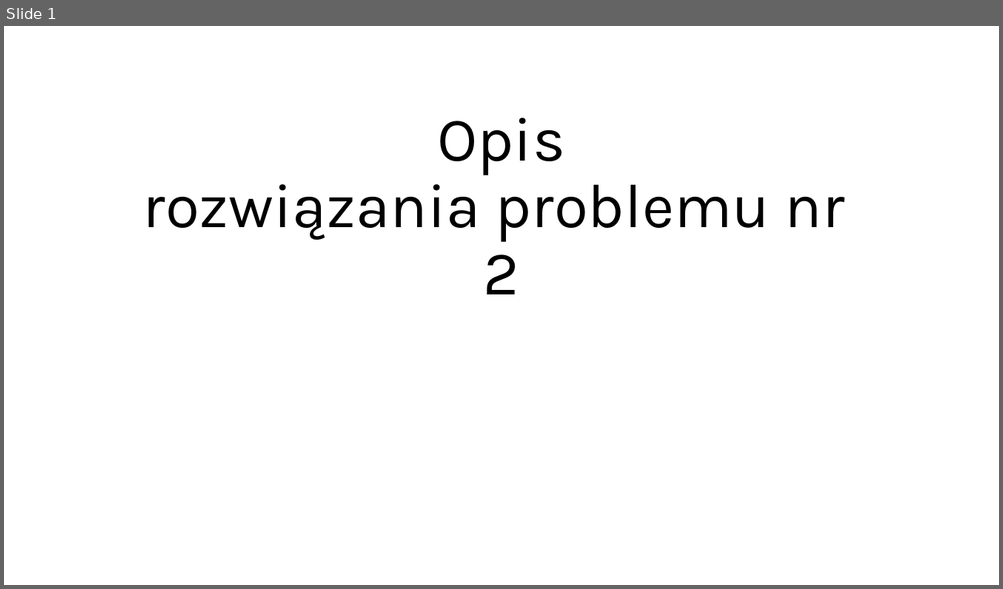
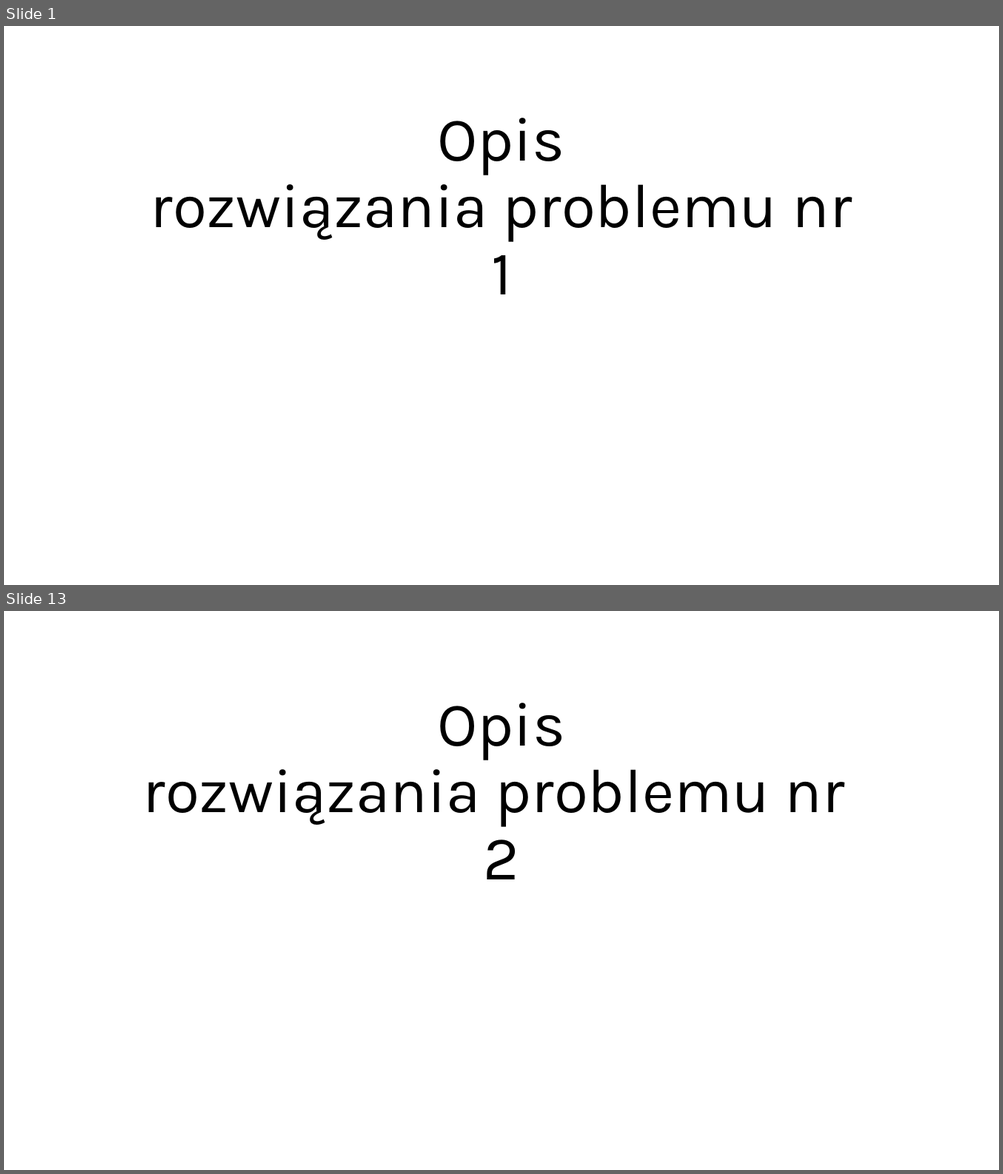
Before and after one commit to mwwisn/Plaszczak_never_lies, a slide deck: Problem_2_opis.pptx. Shown one above the other, each under a label of ours: slide 1 before the commit, slides 1 and 13 after it; the slides between them are not shown. The pictures are 1003x589 and 1003x1174 pixels, drawn with LibreOffice and Linux fonts; fonts in the diff are those of the drawing. Boxes give left, top, right and bottom in pixels: in the first picture for what was removed or moved away, otherwise in the second. Text is boxed around its words. In the diff, an @@ line names an element or a change of style, - is before the commit and + after.

```diff
--- a/Problem_2_opis.pptx
+++ b/Problem_2_opis.pptx
@@ slide 1 added at <box>4,26,999,585</box>, background #FFFFFF @@
@@ title added at <box>151,118,852,295</box>, 60 pt, text #000000 @@
+Opis
+rozwiązania problemu nr 1
@@ what was slide 1 is now slide 13 @@
```
Also in this commit, not shown: 11 other slides added.
